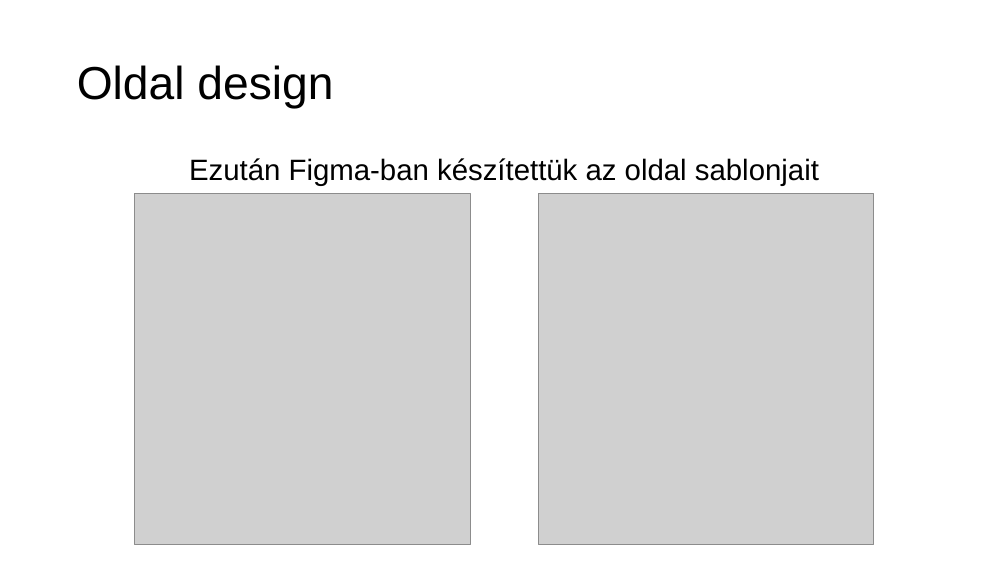
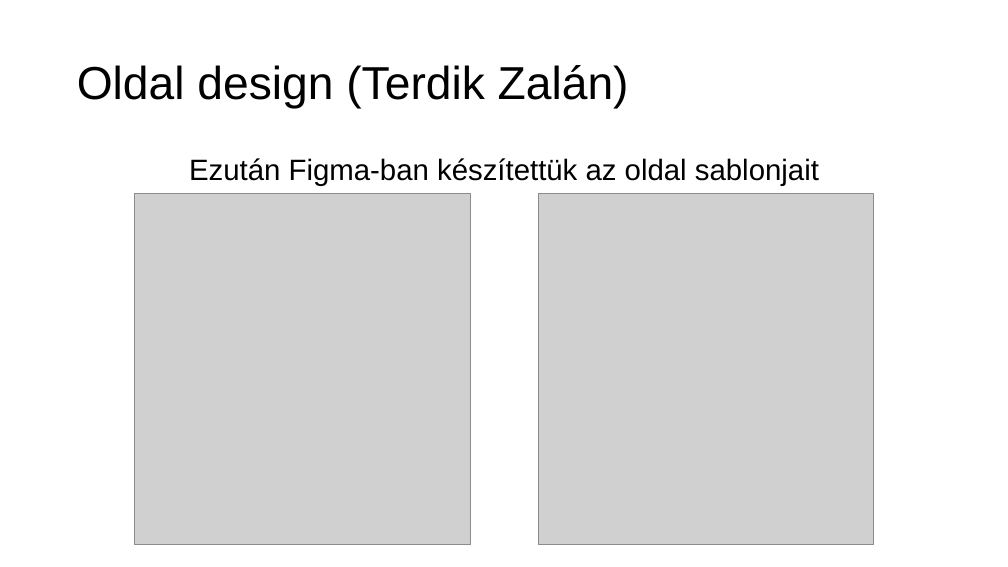
Before and after one commit to verbence/webes-projekt, a slide deck: slide 21 of PPT/tztpvb_barkacs.pptx. Drawn at 1008x567 pixels with LibreOffice and Linux fonts; fonts in the diff are those of the drawing; grey boxes stand for pictures. Boxes give left, top, right and bottom in pixels: in the first picture for what was removed or moved away, otherwise in the second. Text is boxed around its words. In the diff, an @@ line names an element or a change of style, - is before the commit and + after.

```diff
--- a/PPT/tztpvb_barkacs.pptx
+++ b/PPT/tztpvb_barkacs.pptx
@@ title at (x1=77, y1=65, x2=629, y2=109): text changed @@
-Oldal design
+Oldal design (Terdik Zalán)
```
Also in this commit, not shown: 18 other slides changed, 7 slides added.
